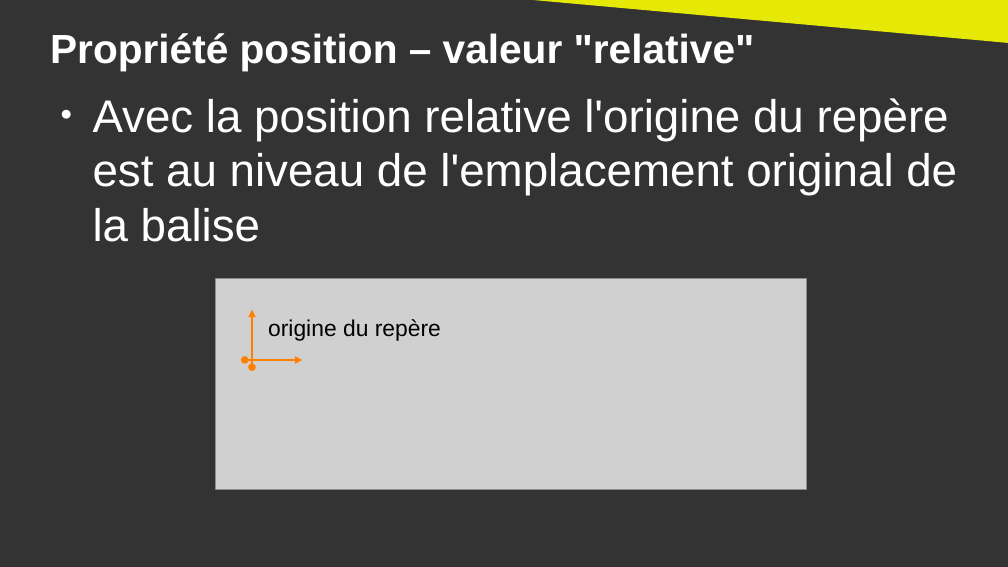
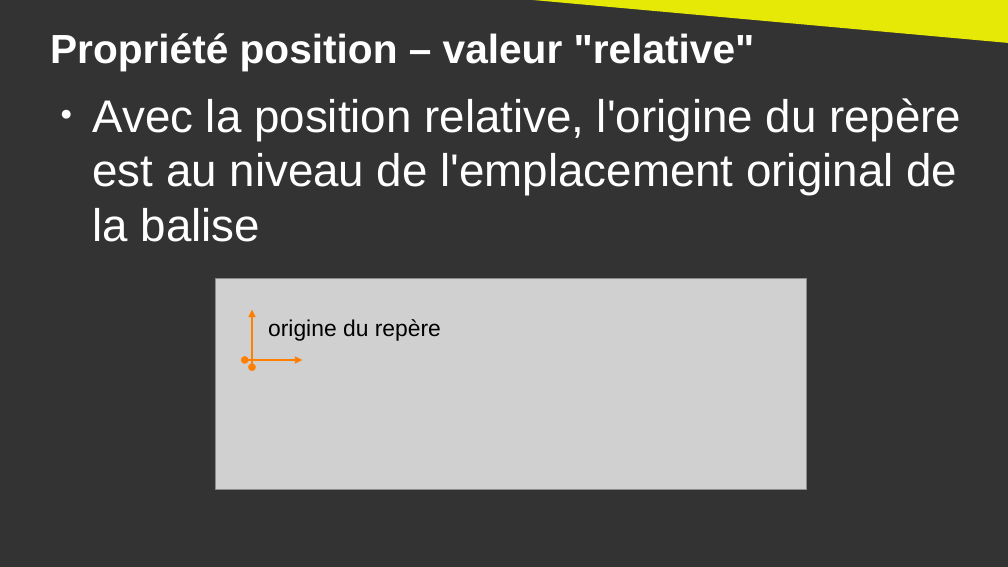
Before and after one commit to DanYellow/cours, a slide deck: slide 11 of integration-web-s2/travaux-pratiques/numero-1/presentation.odp. Drawn at 1008x567 pixels with LibreOffice and Linux fonts; fonts in the diff are those of the drawing; grey boxes stand for pictures. Boxes give left, top, right and bottom in pixels: in the first picture for what was removed or moved away, otherwise in the second. Text is boxed around its words. In the diff, an @@ line names an element or a change of style, - is before the commit and + after.

```diff
--- a/integration-web-s2/travaux-pratiques/numero-1/presentation.odp
+++ b/integration-web-s2/travaux-pratiques/numero-1/presentation.odp
@@ text at (93,98,961,242): text changed @@
-● Avec la position relative l'origine du repère est au niveau de l'emplacement original de la balise
+● Avec la position relative, l'origine du repère est au niveau de l'emplacement original de la balise
```
Also in this commit, not shown: 2 other slides changed, 1 slide added, 3 slides removed, 4 other files.
